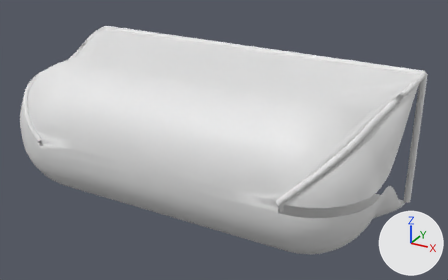
A saved change to the OBJ model assets/models/rl2/arena_goal_blue.obj.
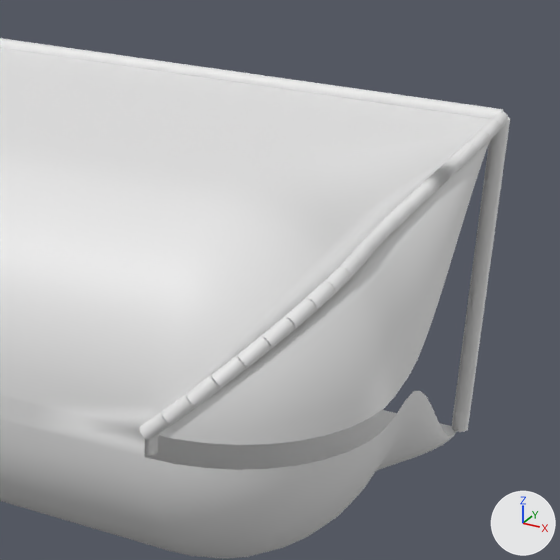
Each version is shown whole from a camera (50 mm lens) standing at (1.114, -1.85, 0.932) and looking at (0.077, 0.035, -0.011), then close up on the part from 49% to 100% of the width and 9% to 91% of the height. The axes (+X, +Y, +Z) are drawn at lower right. The lights are the same throughout. The last two pictures show the newer version. Where no turn or scale is listed for an object, it has been applied to the vertices.

Objects in the first close-up: 'arena_goal_blue'.
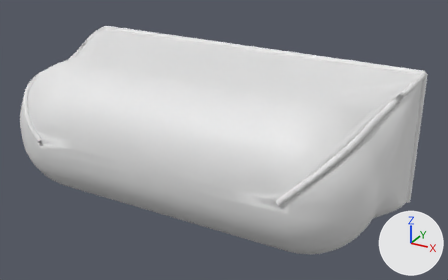
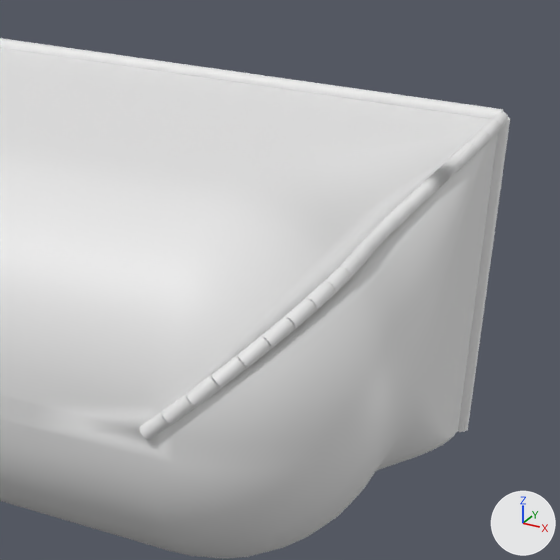
Where the change shows, as pixel boxes (x1, y1, x2, y2) in the close-ups (560 x 560 px):
part 1 of me_arena_goal_blue, built on: after (144, 133, 498, 470)

The change, as a diff of the scene's bpy script:
```diff
--- a/assets/models/rl2/arena_goal_blue.obj.py
+++ b/assets/models/rl2/arena_goal_blue.obj.py
@@ me_arena_goal_blue @@
 # used by ob_arena_goal_blue; location = (0.0, 0.0, 0.0)
-me_arena_goal_blue.from_pydata(...)  # 2160 vertices, 4126 faces; spans x -0.728..0.728, y -0.363..0.365, z -0.258..0.27
+me_arena_goal_blue.from_pydata(...)  # 2180 vertices, 4196 faces; spans x -0.728..0.728, y -0.363..0.365, z -0.258..0.27
+# me_arena_goal_blue part 1
+# 1 face is deleted
+# 20 vertices are added at x 0.715, y 0.072..0.352, z -0.129..0.129
+# 71 new faces join them
+# other edits to the shape of me_arena_goal_blue do not show in these pictures
```
